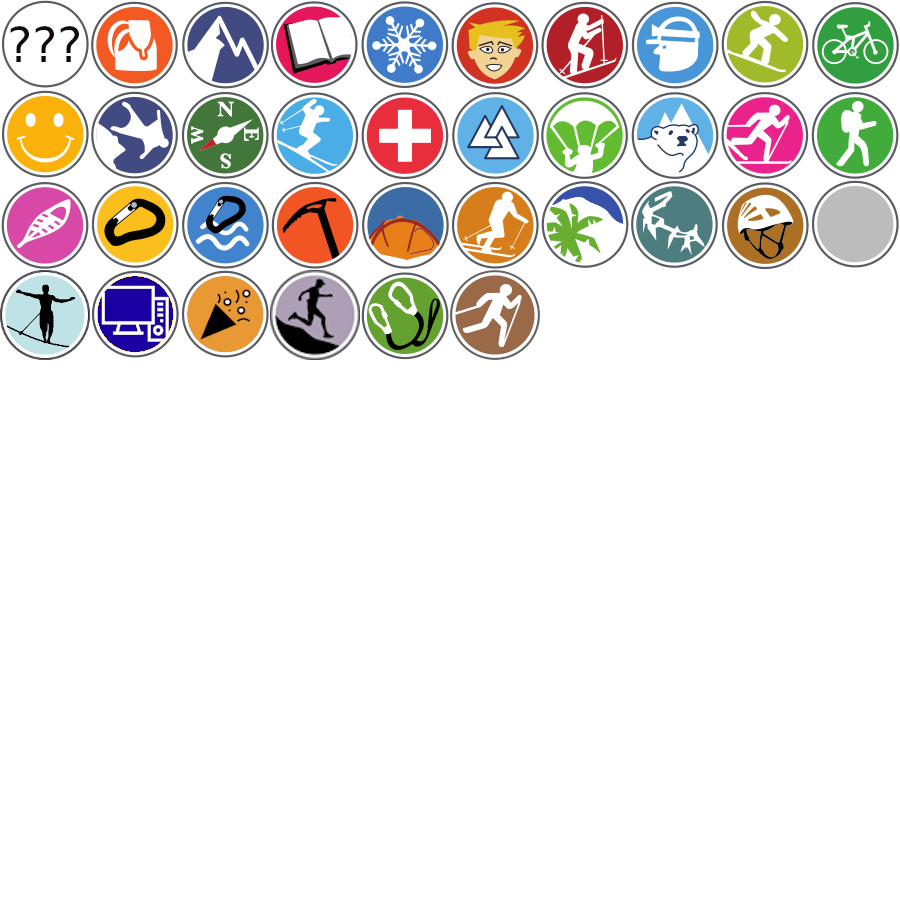
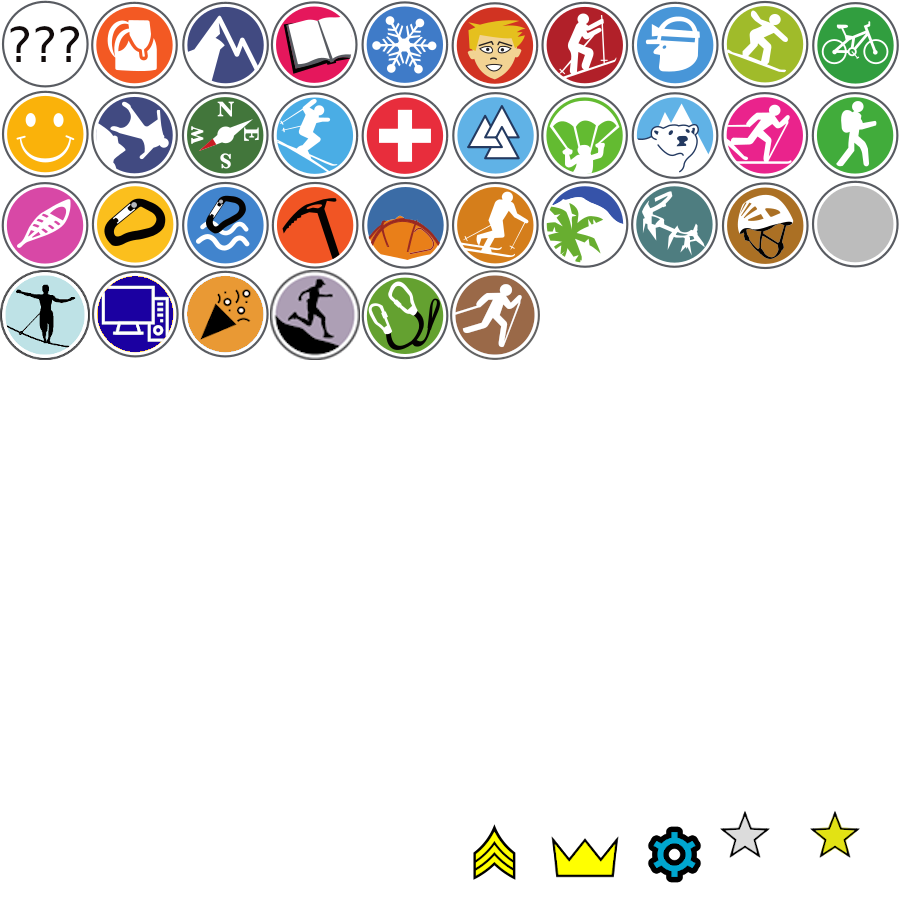
The second 900px x 900px image is a revision of the first. Changes to its layers:
added layer "President" above "Moderator" over [551, 836, 619, 878]
added layer "Moderator" above "Admin" over [473, 824, 516, 880]
added layer "Admin" above "Initiator" over [647, 826, 702, 883]
added layer "Initiator" above "Superviseur" over [720, 810, 770, 858]
added layer "Superviseur" above "Marche nordique" over [810, 810, 860, 858]
